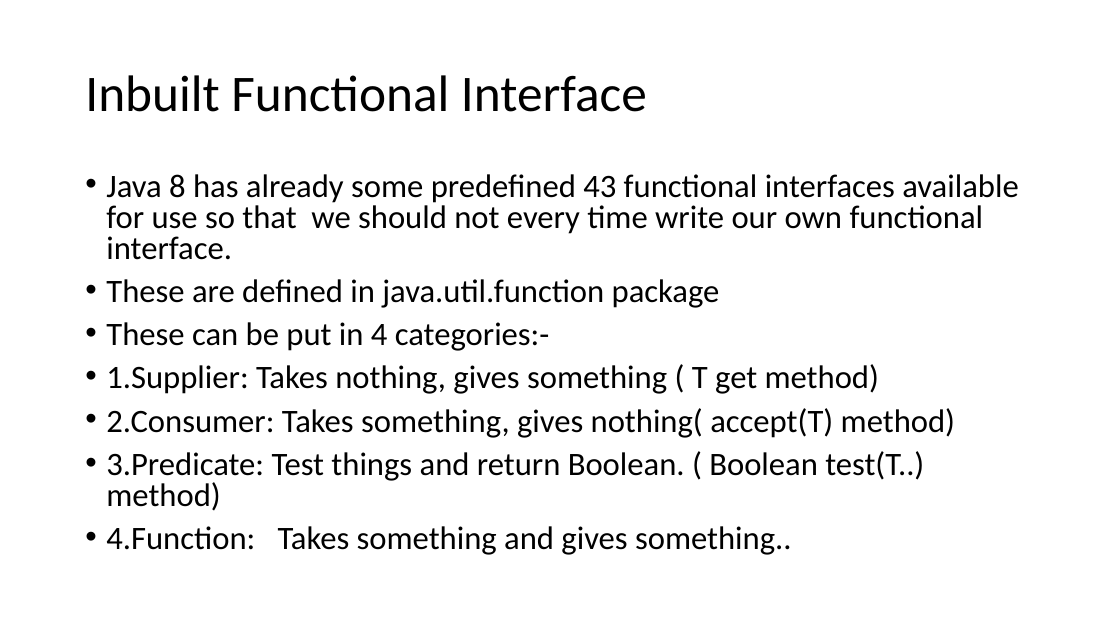
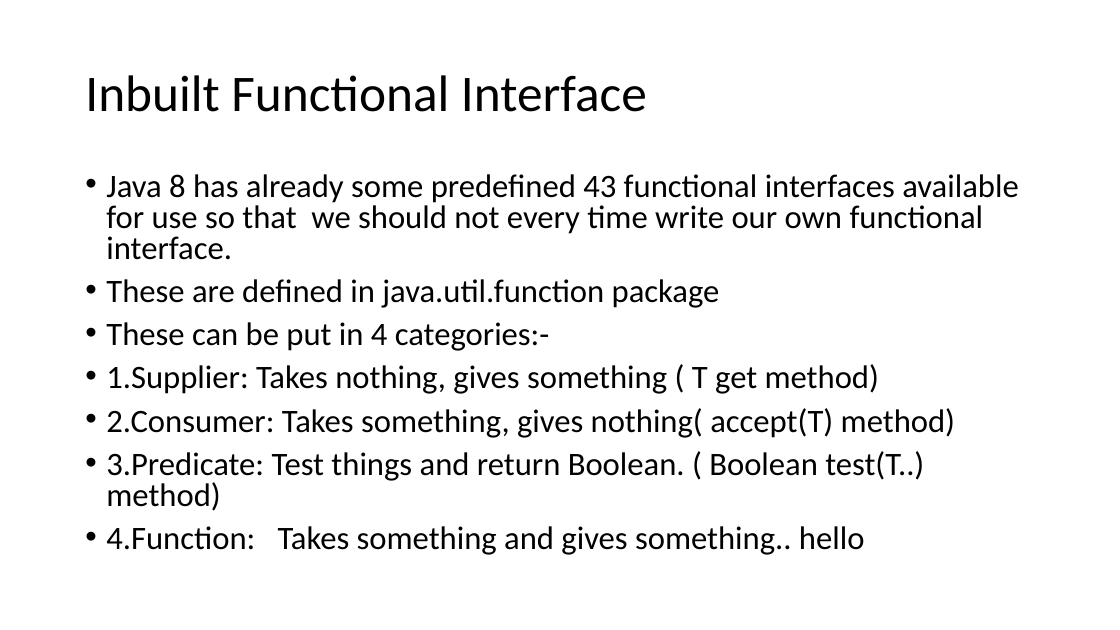
Before and after one commit to aroranishant8/JavaNotes, a slide deck: slide 7 of Java8/Lambda/Lambda Expressions.pptx. Drawn at 1120x630 pixels with LibreOffice and Linux fonts; fonts in the diff are those of the drawing. Boxes give left, top, right and bottom in pixels: in the first picture for what was removed or moved away, otherwise in the second. Text is boxed around its words. In the diff, an @@ line names an element or a change of style, - is before the commit and + after.

```diff
--- a/Java8/Lambda/Lambda Expressions.pptx
+++ b/Java8/Lambda/Lambda Expressions.pptx
@@ text at (106,526,865,555): text changed @@
-• 4.Function: Takes something and gives something..
+• 4.Function: Takes something and gives something.. hello
```
